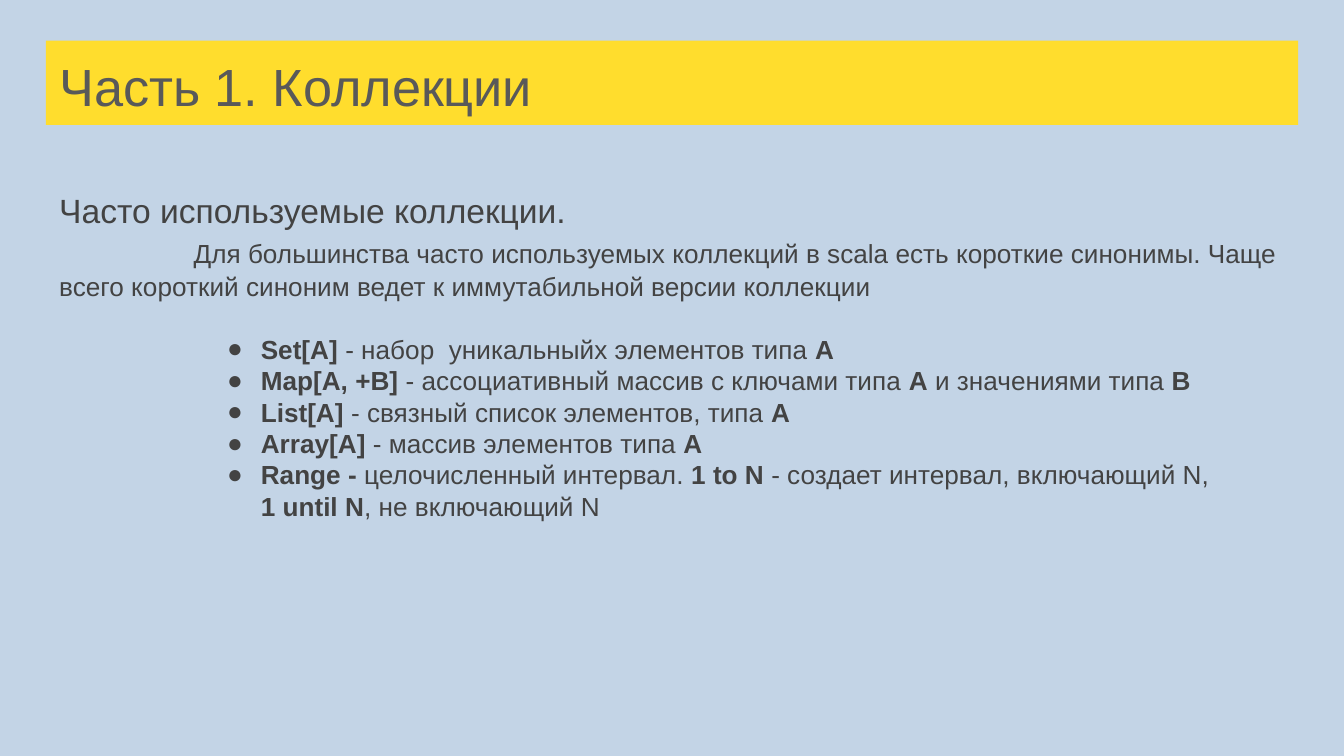
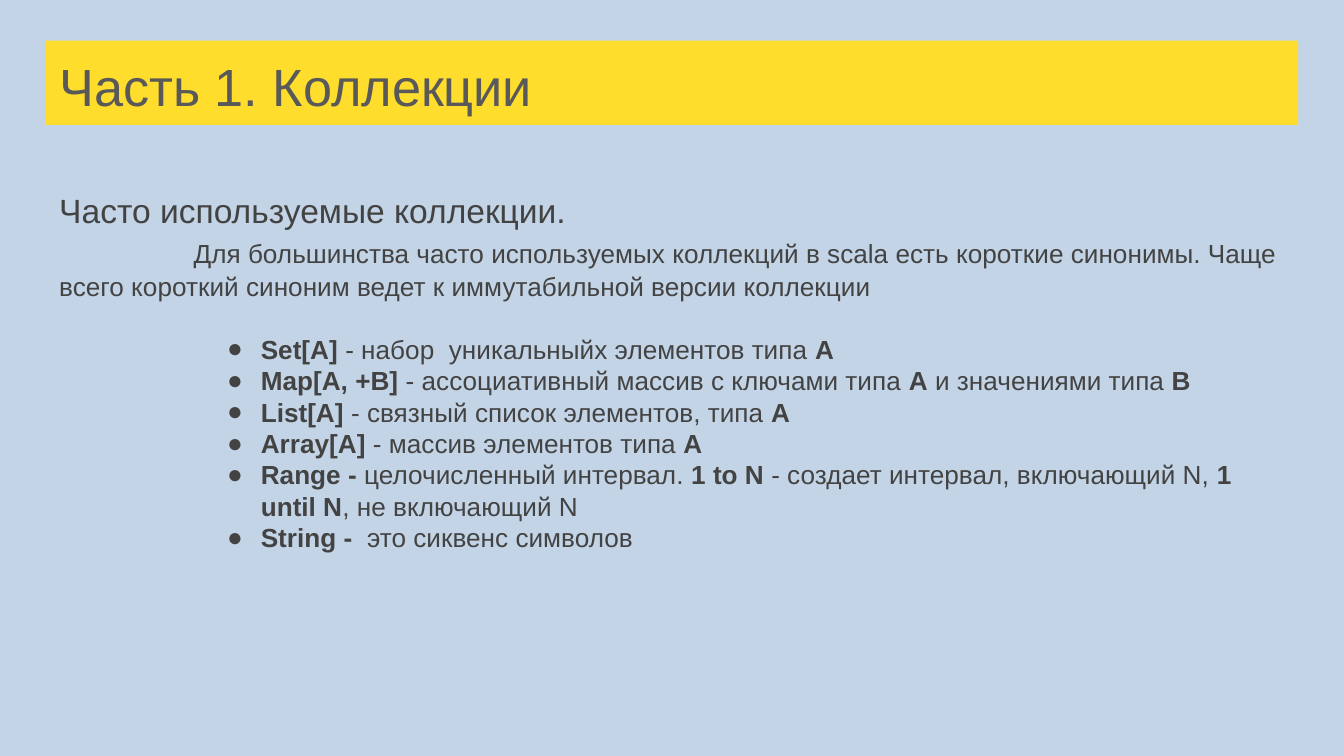
Before and after one commit to skye17/scala-school, a slide deck: slide 52 of src/main/resources/Лекции Scala для FinTech.pptx (slide 51 before the commit). Drawn at 1344x756 pixels with LibreOffice and Linux fonts; fonts in the diff are those of the drawing. Boxes give left, top, right and bottom in pixels: in the first picture for what was removed or moved away, otherwise in the second. Text is boxed around its words. In the diff, an @@ line names an element or a change of style, - is before the commit and + after.

```diff
--- a/src/main/resources/Лекции Scala для FinTech.pptx
+++ b/src/main/resources/Лекции Scala для FinTech.pptx
@@ text at [261,464,1232,553]: text changed @@
-● Range - целочисленный интервал. 1 to N - создает интервал, включающий N,
-1 until N, не включающий N
+● Range - целочисленный интервал. 1 to N - создает интервал, включающий N, 1 until N, не включающий N
+● String - это сиквенс символов
```
Also in this commit, not shown: 4 other slides changed, 17 slides added, 1 slide removed, 20 other files.
